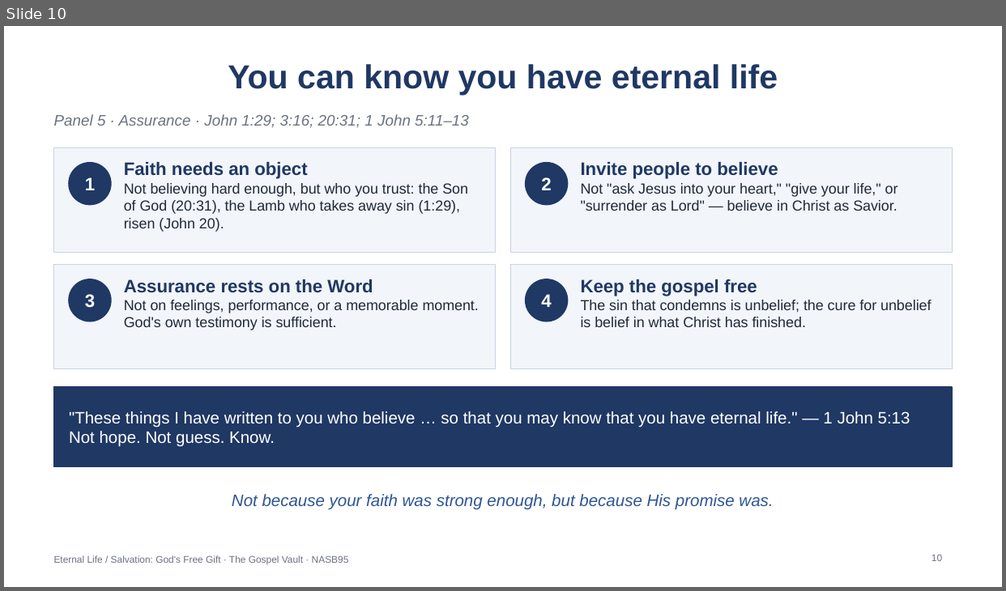
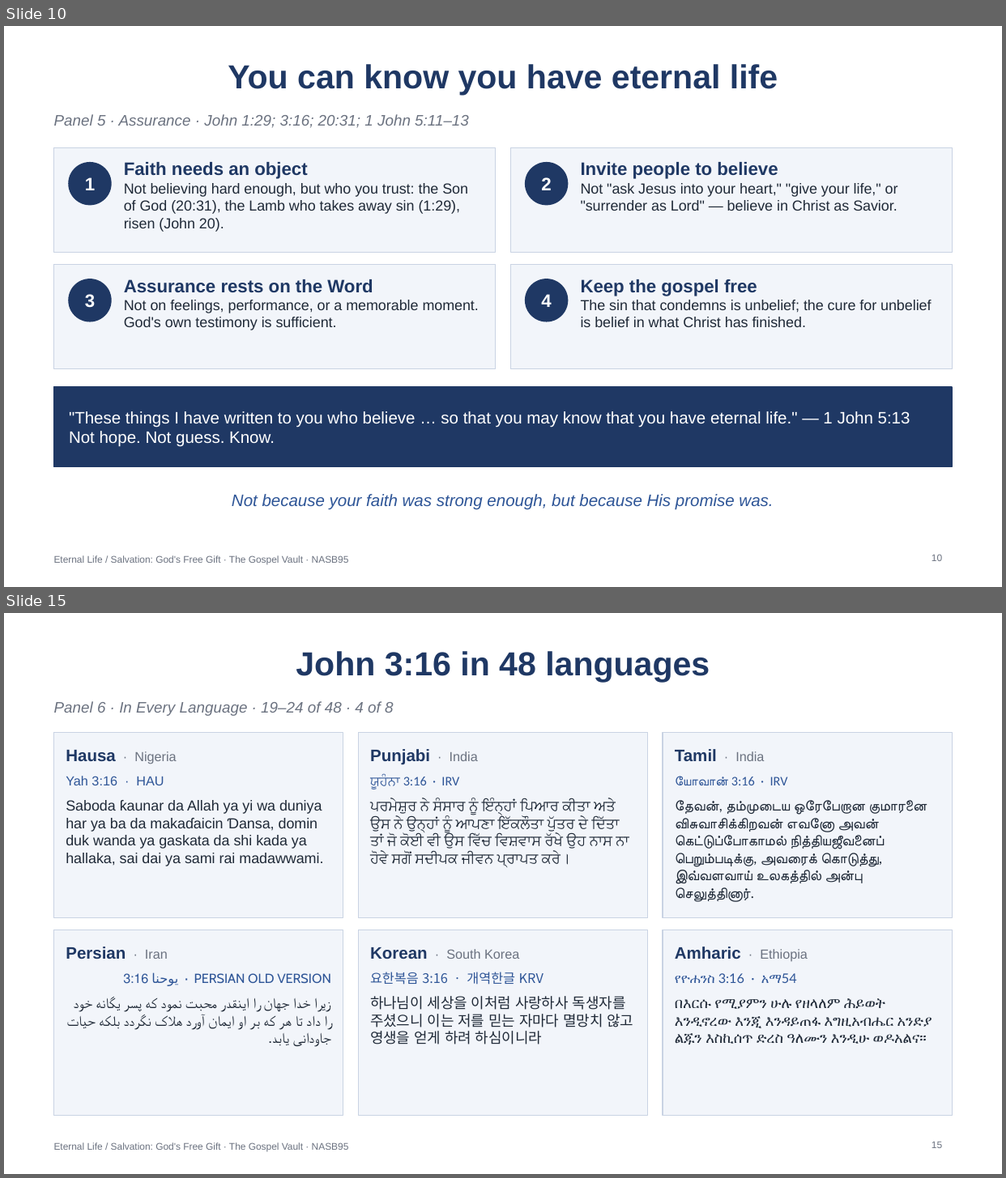
Before and after one commit to TheRooster07/TheGospelVault, a slide deck: free-gift/charts/free-gift-charts.pptx. Shown one above the other, each under a label of ours: slide 10 before the commit, slides 10 and 15 after it; the slides between them are not shown. The pictures are 1006x591 and 1006x1178 pixels, drawn with LibreOffice and Linux fonts; fonts in the diff are those of the drawing. Boxes give left, top, right and bottom in pixels: in the first picture for what was removed or moved away, otherwise in the second. Text is boxed around its words. In the diff, an @@ line names an element or a change of style, - is before the commit and + after.

Commit message:
added 48 languages slides

```diff
--- a/free-gift/charts/free-gift-charts.pptx
+++ b/free-gift/charts/free-gift-charts.pptx
@@ slide 15 added at (4, 613, 1002, 1174), background #FFFFFF; not listed: 1 template element that a slide beside it also shows @@
@@ title added at (296, 651, 710, 682), 24 pt, text #1F3864, bold @@
+John 3:16 in 48 languages
@@ text added at (54, 701, 393, 716), 11 pt, text #6B7280, italic @@
+Panel 6 · In Every Language · 19–24 of 48 · 4 of 8
@@ rectangle added at (54, 733, 343, 918), fill #F2F5FA, outline #C9D3E3 0.75 pt @@
@@ rectangle added at (358, 733, 648, 918), fill #F2F5FA, outline #C9D3E3 0.75 pt @@
@@ rectangle added at (663, 733, 952, 918), fill #F2F5FA, outline #C9D3E3 0.75 pt @@
@@ text added at (66, 750, 176, 764), 9.5 pt, text #6B7280 @@
+Hausa · Nigeria
@@ text added at (370, 749, 478, 765), 12 pt, text #1F3864, bold @@
+Punjabi · India
@@ text added at (675, 749, 764, 761), 9.5 pt, text #6B7280 @@
+Tamil · India
@@ text added at (66, 776, 164, 786), 9.5 pt, text #2E5597 @@
+Yah 3:16 · HAU
@@ text added at (370, 775, 459, 790), 9.5 pt, text #2E5597 @@
+ਯੂਹੰਨਾ 3:16 · IRV
@@ text added at (675, 776, 788, 786), 9.5 pt, text #2E5597 @@
+யோவான் 3:16 · IRV
@@ text added at (66, 800, 323, 867), 10.5 pt, text #1F2937 @@
+Saboda ƙaunar da Allah ya yi wa duniya har ya ba da makaɗaicin Ɗansa, domin duk wanda ya gaskata da shi kada ya hallaka, sai dai ya sami rai madawwami.
@@ text added at (370, 799, 629, 867), 10.5 pt, text #1F2937 @@
+ਪਰਮੇਸ਼ੁਰ ਨੇ ਸੰਸਾਰ ਨੂੰ ਇੰਨ੍ਹਾਂ ਪਿਆਰ ਕੀਤਾ ਅਤੇ ਉਸ ਨੇ ਉਨ੍ਹਾਂ ਨੂੰ ਆਪਣਾ ਇੱਕਲੌਤਾ ਪੁੱਤਰ ਦੇ ਦਿੱਤਾ ਤਾਂ ਜੋ ਕੋਈ ਵੀ ਉਸ ਵਿੱਚ ਵਿਸ਼ਵਾਸ ਰੱਖੇ ਉਹ ਨਾਸ ਨਾ ਹੋਵੇ ਸਗੋਂ ਸਦੀਪਕ ਜੀਵਨ ਪ੍ਰਾਪਤ ਕਰੇ।
@@ text added at (675, 800, 927, 902), 10.5 pt, text #1F2937 @@
+தேவன், தம்முடைய ஒரேபேறான குமாரனை விசுவாசிக்கிறவன் எவனோ அவன் கெட்டுப்போகாமல் நித்தியஜீவனைப் பெறும்படிக்கு, அவரைக் கொடுத்து, இவ்வளவாய் உலகத்தில் அன்பு செலுத்தினார்.
@@ rectangle added at (54, 931, 343, 1116), fill #F2F5FA, outline #C9D3E3 0.75 pt @@
@@ text added at (66, 947, 168, 959), 12 pt, text #1F3864, bold @@
+Persian · Iran
@@ rectangle added at (358, 931, 648, 1116), fill #F2F5FA, outline #C9D3E3 0.75 pt @@
@@ text added at (370, 948, 519, 959), 9.5 pt, text #6B7280 @@
+Korean · South Korea
@@ rectangle added at (663, 931, 952, 1116), fill #F2F5FA, outline #C9D3E3 0.75 pt @@
@@ text added at (675, 947, 808, 961), 9.5 pt, text #6B7280 @@
+Amharic · Ethiopia
@@ text added at (123, 973, 331, 984), 9.5 pt, text #2E5597 @@
+یوحنا 3:16 · PERSIAN OLD VERSION
@@ text added at (370, 972, 543, 985), 9.5 pt, text #2E5597 @@
+요한복음 3:16 · 개역한글 KRV
@@ text added at (675, 973, 797, 983), 9.5 pt, text #2E5597 @@
+የዮሐንስ 3:16 · አማ54
@@ text added at (293, 999, 333, 1047), 10.5 pt, text #1F2937 @@
+زیرا خدا جهان را اینقدر محبت نمود که پسر یگانه خود را داد تا هر که بر او ایمان آورد هلاک نگردد بلکه حیات جاودانی یابد.
@@ text added at (370, 996, 634, 1045), 10.5 pt, text #1F2937 @@
+하나님이 세상을 이처럼 사랑하사 독생자를 주셨으니 이는 저를 믿는 자마다 멸망치 않고 영생을 얻게 하려 하심이니라
@@ text added at (675, 999, 932, 1045), 10.5 pt, text #1F2937 @@
+በእርሱ የሚያምን ሁሉ የዘላለም ሕይወት እንዲኖረው እንጂ እንዳይጠፋ እግዚአብሔር አንድያ ልጁን እስኪሰጥ ድረስ ዓለሙን እንዲሁ ወዶአልና።
@@ page number added at (931, 1142, 942, 1148), 7 pt, text #6B7280 @@
+15
```
Also in this commit, not shown: 2 slides changed, 7 other slides added, 21 other files.
